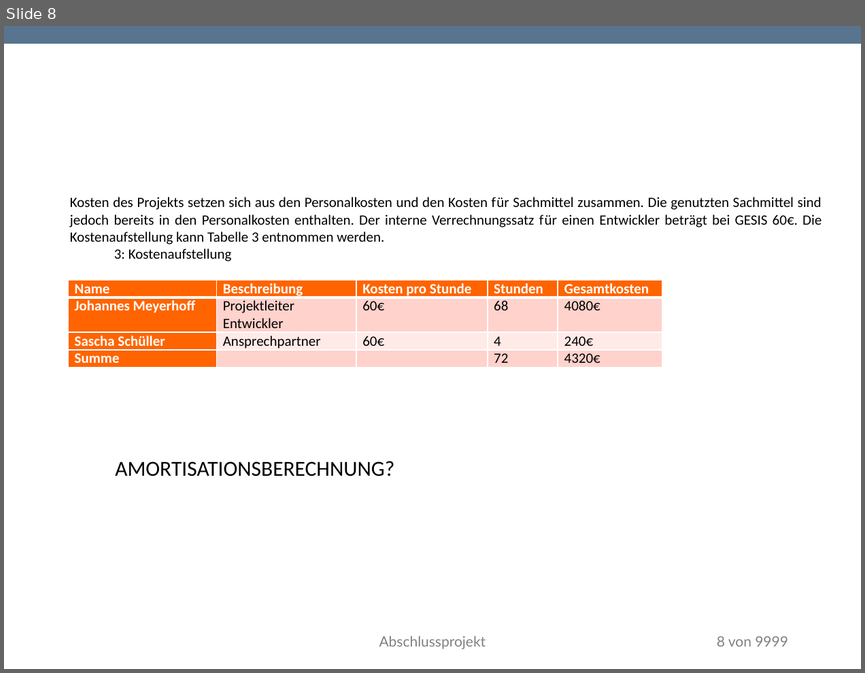
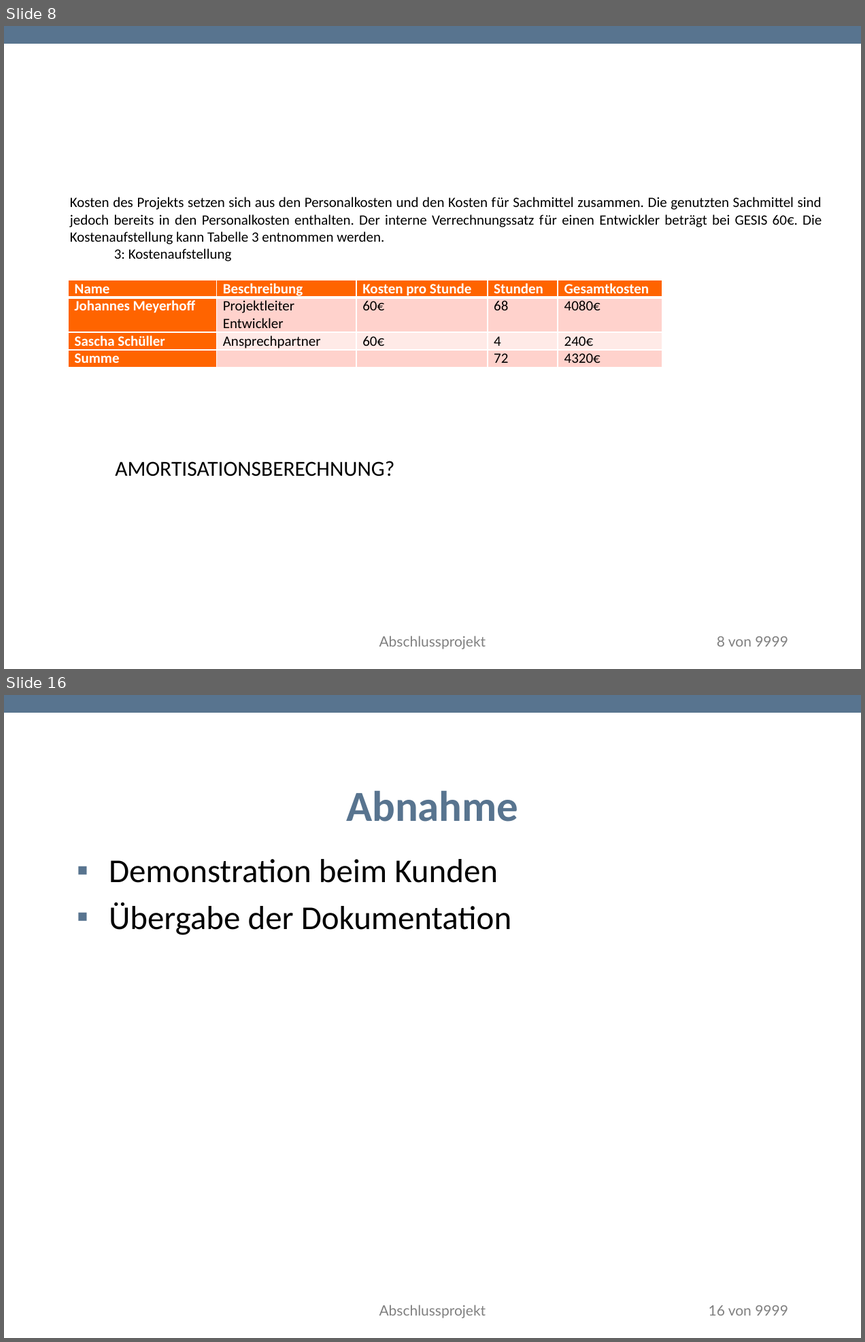
Before and after one commit to TwoHorus/dbExelExportLaravel, a slide deck: DOC/Fachgespraech.pptx. Shown one above the other, each under a label of ours: slide 8 before the commit, slides 8 and 16 after it; the slides between them are not shown. The pictures are 865x673 and 865x1342 pixels, drawn with LibreOffice and Linux fonts; fonts in the diff are those of the drawing; background and template pictures are left out. Boxes give left, top, right and bottom in pixels: in the first picture for what was removed or moved away, otherwise in the second. Text is boxed around its words. In the diff, an @@ line names an element or a change of style, - is before the commit and + after.

```diff
--- a/DOC/Fachgespraech.pptx
+++ b/DOC/Fachgespraech.pptx
@@ slide 16 added at [4,695,861,1338], background #FFFFFF; not listed: 1 template element that a slide beside it also shows @@
@@ title added at [346,791,518,821], 36 pt, text #58748F, bold @@
+Abnahme
@@ text added at [109,859,512,935], 28 pt, text #000000 @@
+▪ Demonstration beim Kunden
+▪ Übergabe der Dokumentation
@@ text added at [379,1304,486,1318], 12 pt, text #808080 @@
+Abschlussprojekt
@@ page number added at [708,1305,788,1315], 12 pt, text #808080 @@
+16 von 9999
```
Also in this commit, not shown: 4 slides changed, 6 other slides added, 1 slide removed.
